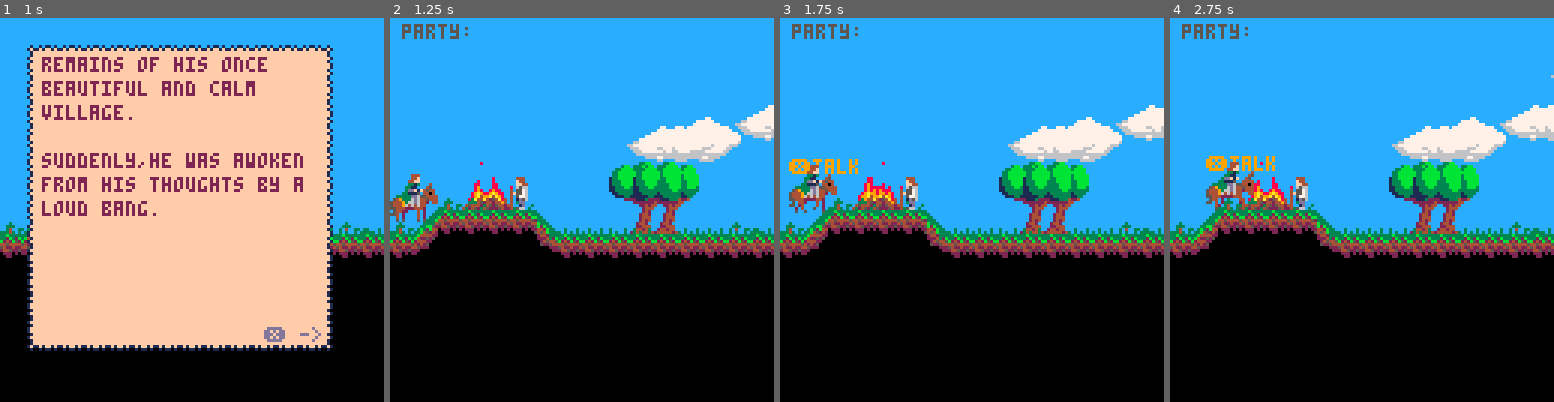
Above: before the commit, frames 1-4 (left to right).
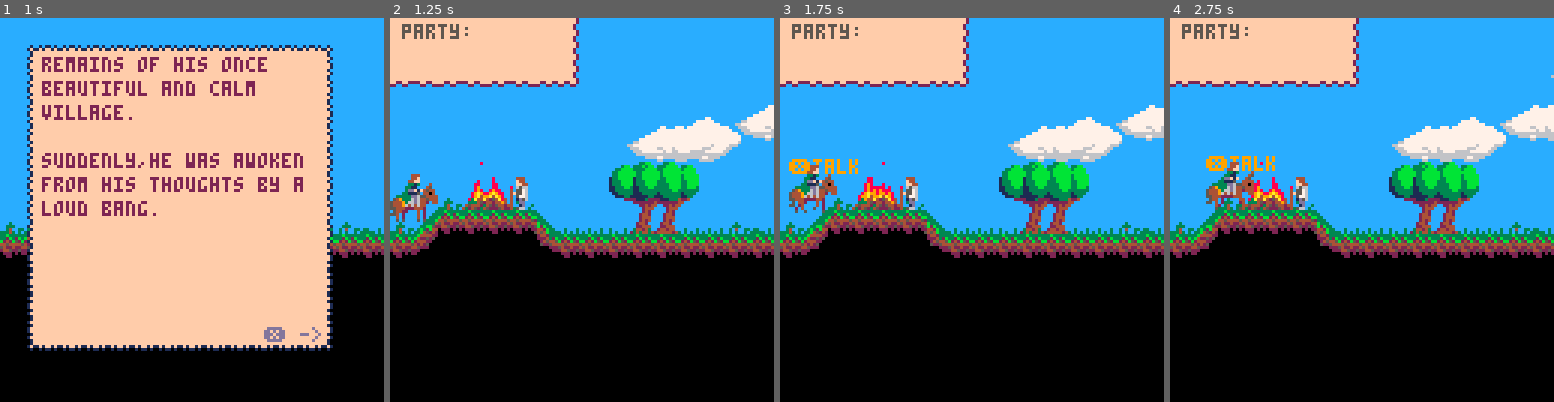
Above: after the commit, the same moments.

Repository: Lucky4Luuk/LD43
Game: PICO-8 cartridge ld43-game.p8
Two runs of this game, one before a commit and one after it. Both use one fixed random seed, a clock stepped at 60 frames per second and the inputs below.
Inputs:
- Up to frame 1 (1 s): tap X (X key) at 0.33 s; tap O (Z key) at 0.7 s
- Up to frame 2 (1.25 s): tap X (X key) at 1.07 s
- Up to frame 3 (1.75 s): hold Right from 1.6 s (still down); tap O (Z key) at 1.7 s
- Up to frame 4 (2.75 s): tap X (X key) at 1.85 s; release Right at 2.1 s; tap O (Z key) at 2.1, 2.5 s; hold Right from 2.47 s (still down)

Frame 1 is identical in both runs. In frame 2, 8.3% of the frame differs, in the area x 0-50%, y 0-18%; in frame 3, 8.3%; in frame 4, 8.3%.

Commit message:
party system now kinda works
still no replacement system if your party is full lol

Diff:
--- a/ld43-game.p8
+++ b/ld43-game.p8
@@ -295,9 +295,11 @@
  	cls()
  	--swapnightpal()
  	rectfill(0,0,128,128,12)
+ 	palt(12,true)
  	for i=1,#clouds do
  		drawcloud(clouds[i].x,clouds[i].y)
  	end
+ 	palt(12,false)
  	palt(0,false)
  	palt(12,true)
   map(flr(camx/8),0,0-((camx/8)%1)*8,24-camy,17,15)
@@ -452,6 +454,16 @@
 		elseif btn(❎) then
 			if substate=="campfire_priest" then
 				substate="campfire_priest_join"
+			elseif substate=="campfire_knight" then
+				substate="campfire_knight_join"
+			elseif substate=="campfire_bard" then
+				substate="campfire_bard_join"
+			elseif substate=="campfire_archer" then
+				substate="campfire_archer_join"
+			elseif substate=="campfire_lumberjack" then
+				substate="campfire_lumberjack_join"
+			elseif substate=="campfire_default" then
+				substate="campfire_default_join"
 			end
 		end
 	end
@@ -462,21 +474,44 @@
 end
 
 function draw_party_hud()
+	pal()
+	palt(14,true)
+	for i=0,6 do
+		spr(145,i*8,0)
+		spr(145,i*8,8)
+		spr(178-i%2,i*8,16)
+	end
+	spr(147,56,0)
+	spr(163,56,8)
+	spr(179,56,16)
 	print("party:",4,2,5)
+	pal()
+	pal(14,13)
 	for i=1,#party do
+		local xp=4+(i-1)*10
 		if party[i].sort=="knight" then
-			sspr(112,64, 8,12, i*10,4, 8,12)
+			sspr(112,67, 8,9, xp,8, 8,9)
+		elseif party[i].sort=="bard" then
+			sspr(120,67, 8,9, xp,8, 8,9)
 		elseif party[i].sort=="priest" then
-			sspr(96,80, 8,12, i*10,4, 8,12)
-		end
-	end
+			sspr(96,83, 8,9, xp,8, 8,9)
+		elseif party[i].sort=="lumberjack" then
+			sspr(112,83, 8,9, xp,8, 8,9)
+		elseif party[i].sort=="archer" then
+			sspr(120,83, 8,9, xp,8, 8,9)
+		elseif party[i].sort=="default" then
+			sspr(104,83, 8,9, xp,8, 8,9)
+		end
+	end
+	pal()
 end
 
 function partyadd(sort)
 	if #party<4 then
 		party[#party+1]={sort=sort,hp=1,attack=0}
 	else
-		--fuck off
+		substate="campfire_party_replace_"..sort
+		frame=0
 	end
 end
 
@@ -500,6 +535,42 @@
 																-priest]],14,17,textcol)
 print([[❎i need your help
 🅾️leave]],14,17+6*8,butcol)
+	elseif substate=="campfire_knight" then
+		print([[welcome, lone
+traveler. what brings
+you to these forsaken
+lands?
+
+																-knight]],14,17,textcol)
+print([[❎i need your help
+🅾️leave]],14,17+6*8,butcol)
+	elseif substate=="campfire_lumberjack" then
+		print([[welcome, lone
+traveler. what brings
+you to these forsaken
+lands?
+
+													-lumberjack]],14,17,textcol)
+print([[❎i need your help
+🅾️leave]],14,17+6*8,butcol)
+	elseif substate=="campfire_archer" then
+		print([[welcome, lone
+traveler. what brings
+you to these forsaken
+lands?
+
+																-archer]],14,17,textcol)
+print([[❎i need your help
+🅾️leave]],14,17+6*8,butcol)
+	elseif substate=="campfire_bard" then
+		print([[welcome, lone
+traveler. what brings
+you to these forsaken
+lands?
+
+																  -bard]],14,17,textcol)
+print([[❎i need your help
+🅾️leave]],14,17+6*8,butcol)
 	elseif substate=="campfire_priest_join" and objects[campfire_dialog] then
 		--quick and dirty hack to add him to your party
 		partyadd("priest")
@@ -508,6 +579,46 @@
 		objects[campfire_dialog].char_id=0
 		campfire_dialog=0
 		state="game"
+	elseif substate=="campfire_knight_join" and objects[campfire_dialog] then
+		--quick and dirty hack to add him to your party
+		partyadd("knight")
+		objects[campfire_dialog].char=""
+		objects[objects[campfire_dialog].char_id]=nil
+		objects[campfire_dialog].char_id=0
+		campfire_dialog=0
+		state="game"
+	elseif substate=="campfire_archer_join" and objects[campfire_dialog] then
+		--quick and dirty hack to add him to your party
+		partyadd("archer")
+		objects[campfire_dialog].char=""
+		objects[objects[campfire_dialog].char_id]=nil
+		objects[campfire_dialog].char_id=0
+		campfire_dialog=0
+		state="game"
+	elseif substate=="campfire_lumberjack_join" and objects[campfire_dialog] then
+		--quick and dirty hack to add him to your party
+		partyadd("lumberjack")
+		objects[campfire_dialog].char=""
+		objects[objects[campfire_dialog].char_id]=nil
+		objects[campfire_dialog].char_id=0
+		campfire_dialog=0
+		state="game"
+	elseif substate=="campfire_bard_join" and objects[campfire_dialog] then
+		--quick and dirty hack to add him to your party
+		partyadd("bard")
+		objects[campfire_dialog].char=""
+		objects[objects[campfire_dialog].char_id]=nil
+		objects[campfire_dialog].char_id=0
+		campfire_dialog=0
+		state="game"
+	elseif substate=="campfire_default_join" and objects[campfire_dialog] then
+		--quick and dirty hack to add him to your party
+		partyadd("default")
+		objects[campfire_dialog].char=""
+		objects[objects[campfire_dialog].char_id]=nil
+		objects[campfire_dialog].char_id=0
+		campfire_dialog=0
+		state="game"
 	end
 end
 
Not shown, changed: 32 lines of the sprite sheet (__gfx__) section of ld43-game.p8
